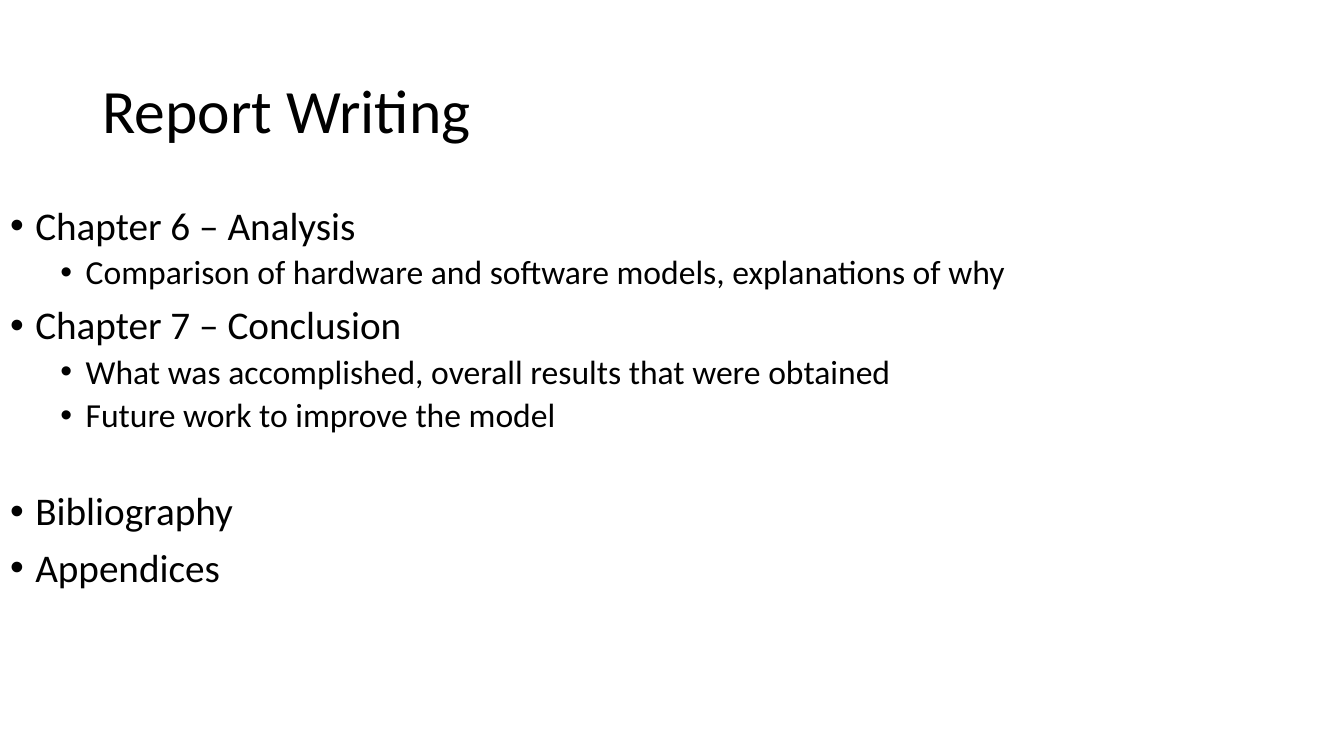
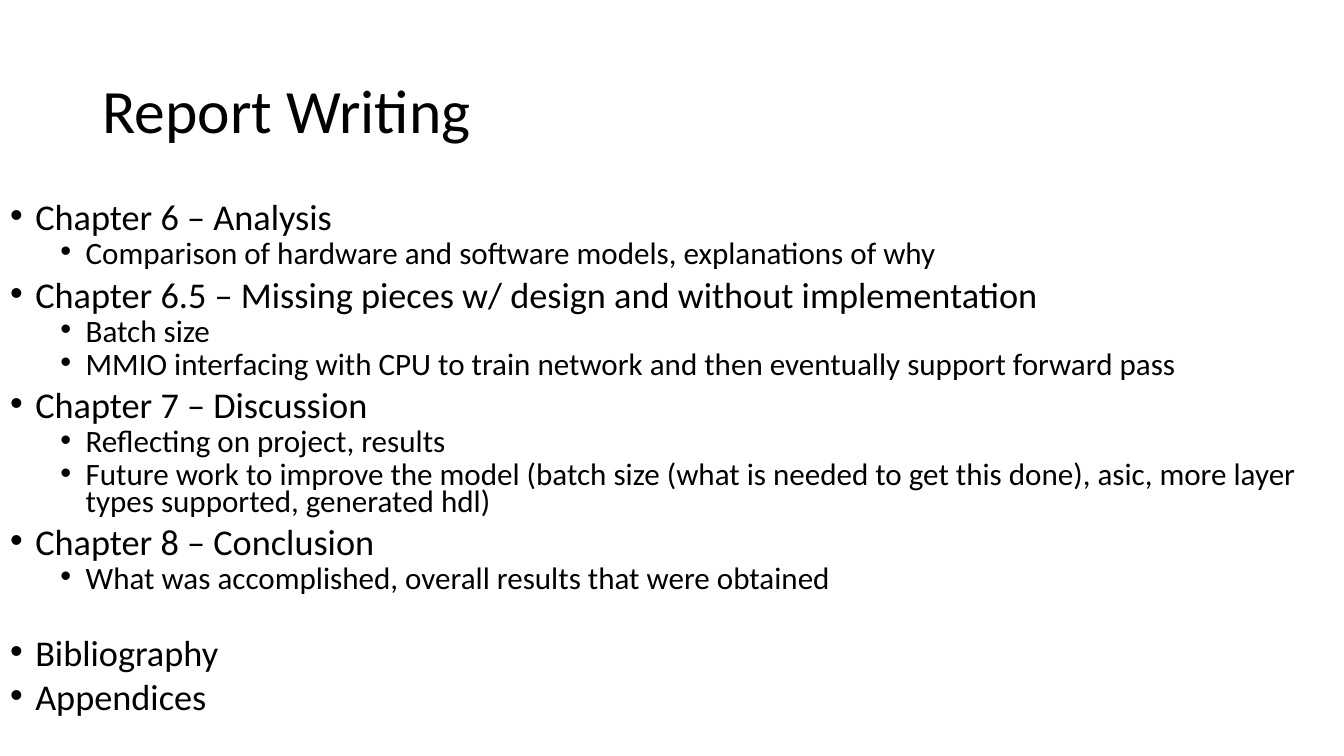
Before and after one commit to erikgroving/NeuralNetworkHardwareAccelerator, a slide deck: slide 7 of WeeklyPresentations/update9_05_22.pptx. Drawn at 1344x756 pixels with LibreOffice and Linux fonts; fonts in the diff are those of the drawing. Boxes give left, top, right and bottom in pixels: in the first picture for what was removed or moved away, otherwise in the second. Text is boxed around its words. In the diff, an @@ line names an element or a change of style, - is before the commit and + after.

```diff
--- a/WeeklyPresentations/update9_05_22.pptx
+++ b/WeeklyPresentations/update9_05_22.pptx
@@ text at box(35, 204, 935, 716): size 28 to 25.9 pt in "Chapter 6 – Analysis", "Bibliography", "Appendices"; size 24 to 22.2 pt in "Comparison of hardware and software models, explanations ...", "What was accomplished, overall results that were ..."; line spacing 0.9 to 0.7 @@
@@ text at box(35, 282, 1295, 561): text changed; size 28 to 22.2 pt @@
-• Chapter 7 – Conclusion
+• Chapter 6.5 – Missing pieces w/ design and without implementation
+  • Batch size
+  • MMIO interfacing with CPU to train network and then eventually support forward pass
+• Chapter 7 – Discussion
+  • Reflecting on project, results
+  • Future work to improve the model (batch size (what is needed to get this done), asic, more layer types supported, generated hdl)
+• Chapter 8 – Conclusion
@@ text at box(86, 403, 556, 433): paragraph removed @@
-  • Future work to improve the model
```
Also in this commit, not shown: 1 other slide changed, 1 other file.
